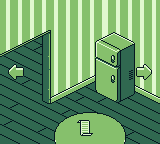
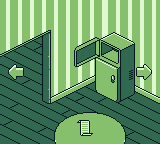
The second 160 × 144 image is a revision of the first. Changes to its layers:
added layer "FreezerOpen" above "Refrigerator" over [74, 37, 120, 68]
hid "Refrigerator" over [95, 37, 120, 68]
